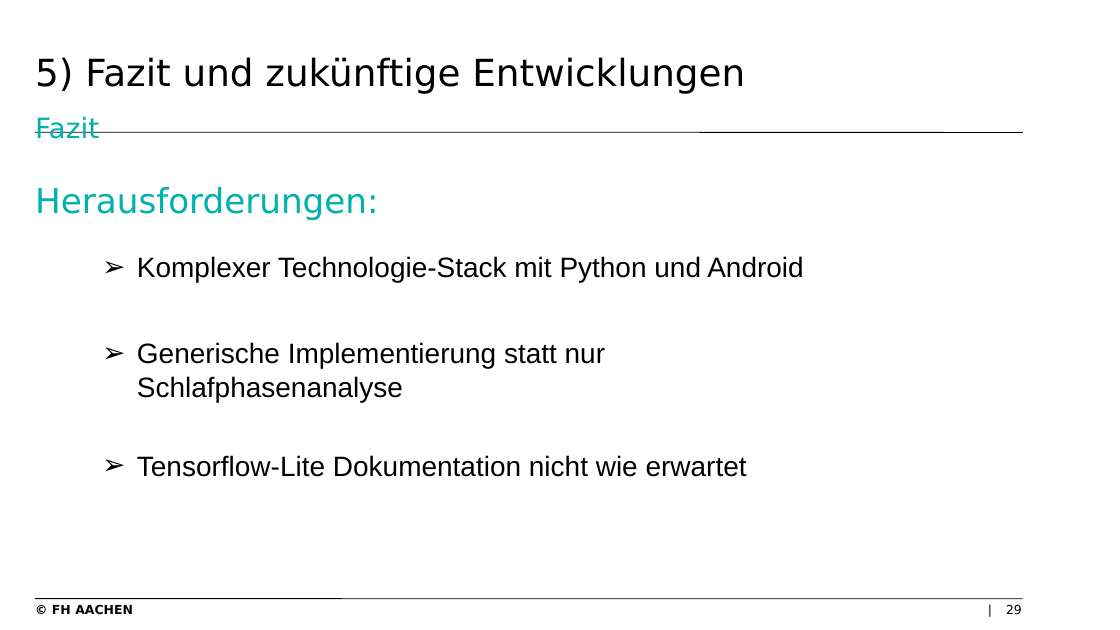
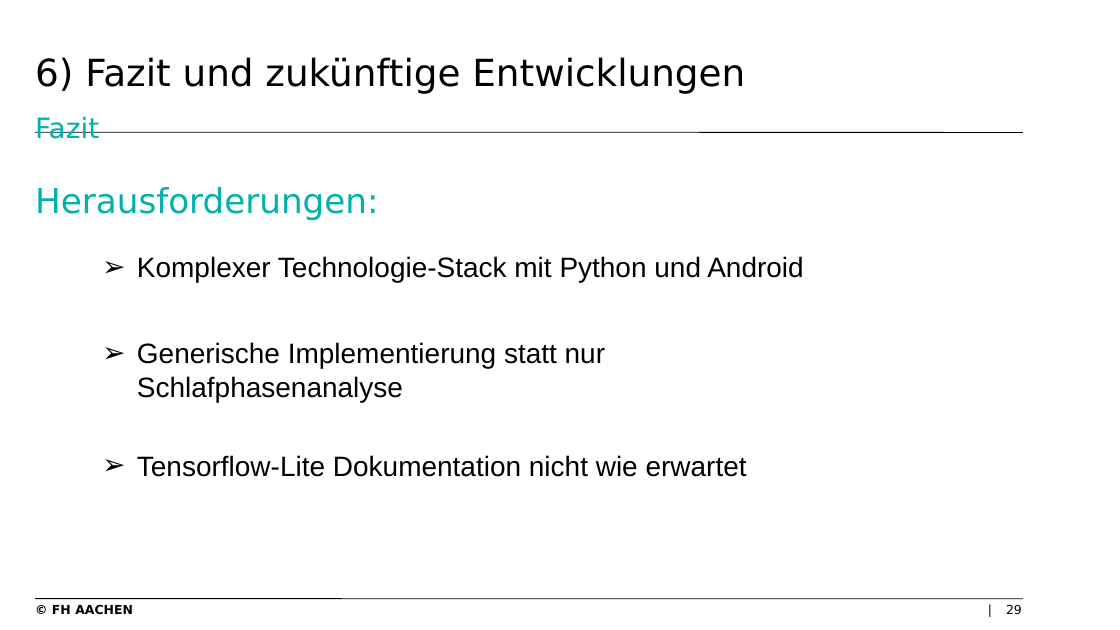
Before and after one commit to levithas/Bachelorprojekt, a slide deck: slide 29 of Dokumentation/Präsentation.pptx. Drawn at 1120x630 pixels with LibreOffice and Linux fonts; fonts in the diff are those of the drawing; background and template pictures are left out. Boxes give left, top, right and bottom in pixels: in the first picture for what was removed or moved away, otherwise in the second. Text is boxed around its words. In the diff, an @@ line names an element or a change of style, - is before the commit and + after.

```diff
--- a/Dokumentation/Präsentation.pptx
+++ b/Dokumentation/Präsentation.pptx
@@ title at [35, 57, 745, 139]: text changed @@
-5) Fazit und zukünftige Entwicklungen
-Fazit
+6) Fazit und zukünftige Entwicklungen
+Fazit
```
Also in this commit, not shown: 22 other slides changed.
